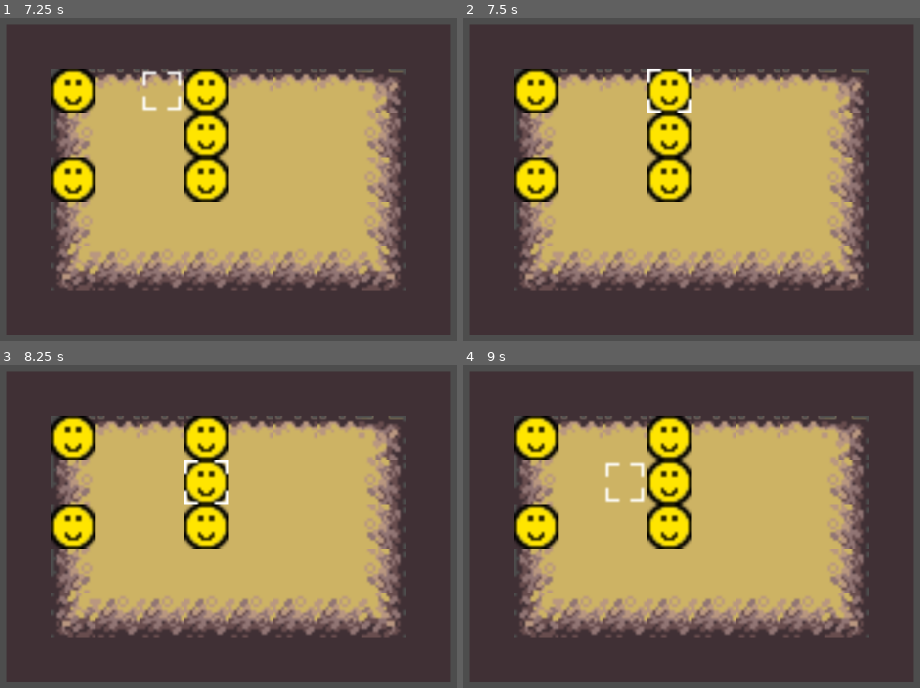
Above: before the commit, frames 1-4 (two rows, left to right).
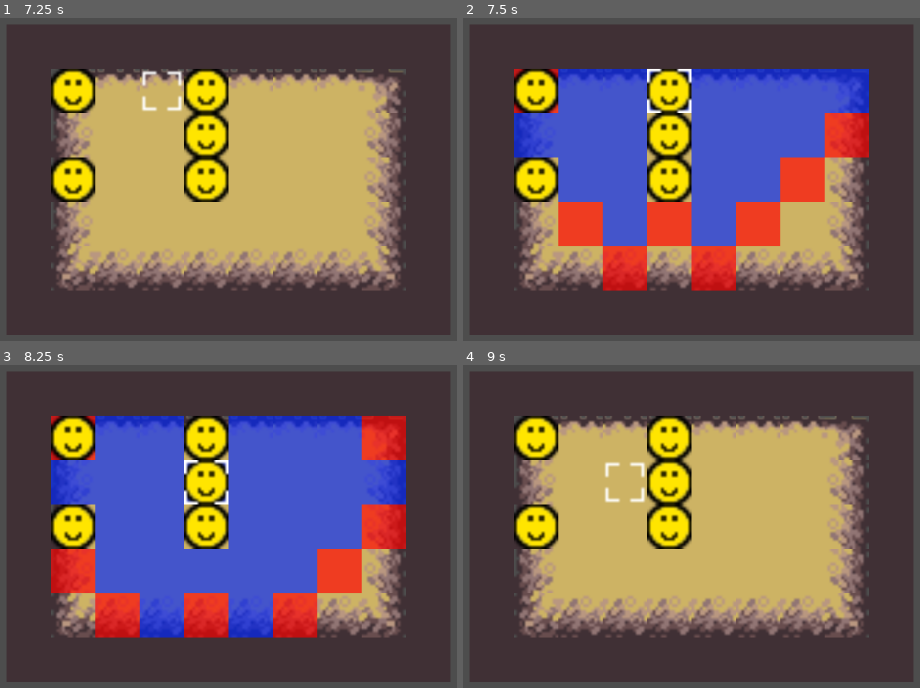
Above: after the commit, the same moments.

Repository: JonasBachmeier-UNI/GameEngineering
Game: Godot game, scene res://test.tscn
The game is run twice, just before and just after one commit, with the same random seed, the same clock (stepped at 60 frames per second) and the same inputs.
Inputs:
- Up to frame 1 (7.25 s): hold Right (ui_right) 0.53-1.28 s; tap Space (ui_select) at 0.77, 1.52, 3.02, 3.77, 4.25, 4.52, 6.02, 6.77 s; tap Enter at 1.25 s; hold Down (ui_down) 1.28-2.03 s; hold Right (ui_right) 2.03-2.78 s; hold Up (ui_up) 2.78-3.53 s; hold Left (ui_left) 3.53-5.03 s; hold Down (ui_down) 5.03-5.78 s; hold Right (ui_right) 5.78-6.53 s; hold Up (ui_up) from 6.53 s (still down)
- Up to frame 2 (7.5 s): tap Enter at 7.25 s; release Up (ui_up) at 7.28 s; hold Right (ui_right) from 7.28 s (still down)
- Up to frame 3 (8.25 s): tap Space (ui_select) at 7.52 s; release Right (ui_right) at 8.03 s; hold Down (ui_down) from 8.03 s (still down)
- Up to frame 4 (9 s): release Down (ui_down) at 8.78 s; hold Left (ui_left) from 8.78 s (still down)

Frame 1 is identical in both runs. In frame 2, 34% of the frame differs, in the area x 11-89%, y 15-85%; in frame 3, 42%; in frame 4, nothing differs.

Commit message:
bugfix + Gegnerrange

Diff:
--- a/nohonoramongthieves/Scripts/GameLogic/unit.gd
+++ b/nohonoramongthieves/Scripts/GameLogic/unit.gd
@@ -319,6 +319,8 @@
 				target_unit = unit
 				shortest_path = path_to_unit
 
+	if len(shortest_path) < 2:
+		return [shortest_path, target_unit]
 	var last_field_x = shortest_path[-1][0]
 	var last_field_y = shortest_path[-1][1]
 	var field_unreachable = get_grid_value(last_field_x, last_field_y) >= ENEMY_POSITION_VALUE
--- a/nohonoramongthieves/cursor.gd
+++ b/nohonoramongthieves/cursor.gd
@@ -152,9 +152,9 @@
 			#print("Leeres Feld")
 			return
 		## Auswählbare Einheit auf Feld
+		unit_manager.show_unit_range(hovered)
 		if !hovered.is_enemy:
 			## Einheit Auswählbar
-			unit_manager.show_unit_range(hovered)
 			can_select = true
 			#print("Einheit Auswählbar")
 			return
@@ -187,6 +187,9 @@
 	if hovered == null:
 		#print("nicht erreichbar / angreifbar")
 		return
+
+	## TODO: Vergleichsinfo anzeigen
+
 
 	if test_attack.has(pos_vec) and hovered.is_enemy:
 		## Unit geht neben das Feld und greift an und reset bools / selected units
--- a/nohonoramongthieves/unit_manager.gd
+++ b/nohonoramongthieves/unit_manager.gd
@@ -105,6 +105,10 @@
 	unit.wait_for_next_turn()
 
 
+func unit_wait(unit):
+	unit.wait_for_next_turn()
+
+
 func unit_attack(attacker, defender):
 	attacker.attack_unit(defender)
 
